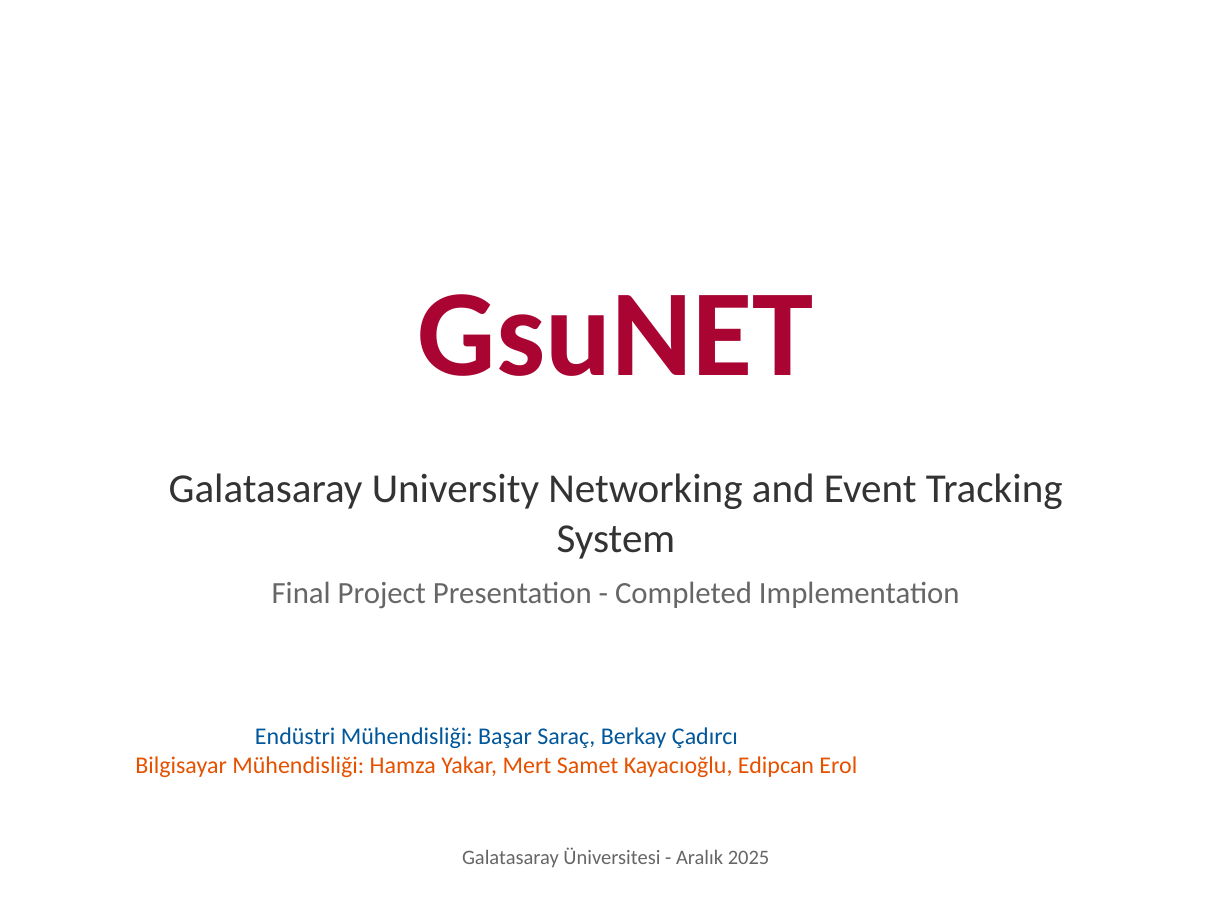
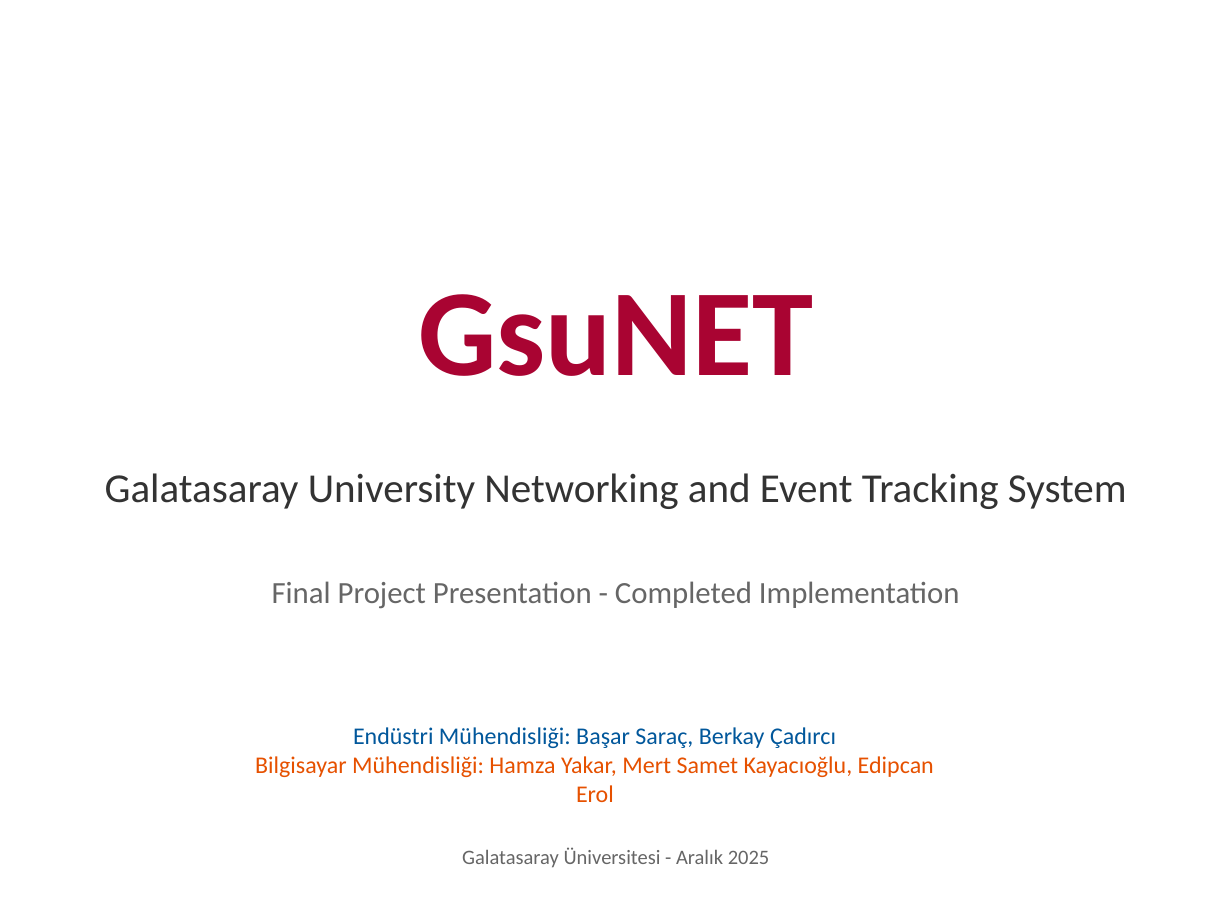
Before and after one commit to hamzayakar/GsuNET, a slide deck: slide 1 of yeni_sunum/GSUNET_Final_Presentation.pptx. Drawn at 1232x924 pixels with LibreOffice and Linux fonts; fonts in the diff are those of the drawing. Boxes give left, top, right and bottom in pixels: in the first picture for what was removed or moved away, otherwise in the second. Text is boxed around its words. In the diff, an @@ line names an element or a change of style, - is before the commit and + after.

Commit message:
yis

```diff
--- a/yeni_sunum/GSUNET_Final_Presentation.pptx
+++ b/yeni_sunum/GSUNET_Final_Presentation.pptx
@@ text "Galatasaray University Networking and Event ..." rewrapped from <box>169,473,1063,559</box> to <box>105,473,1127,509</box> @@
@@ text "Endüstri Mühendisliği: Başar Saraç, Berkay ..." rewrapped from <box>135,727,857,777</box> to <box>255,727,934,777</box> @@
```
Also in this commit, not shown: 11 other slides changed.
